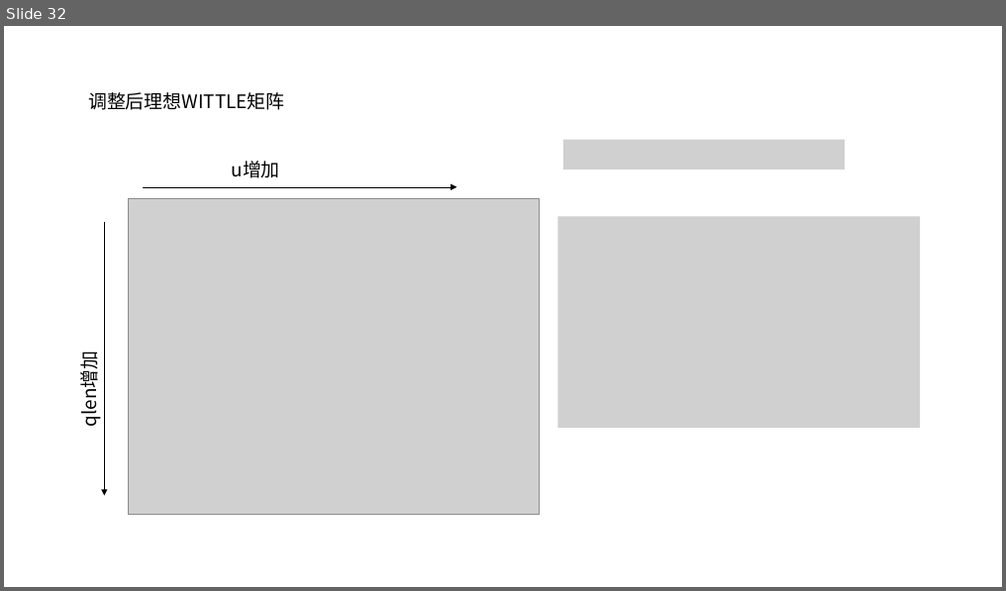
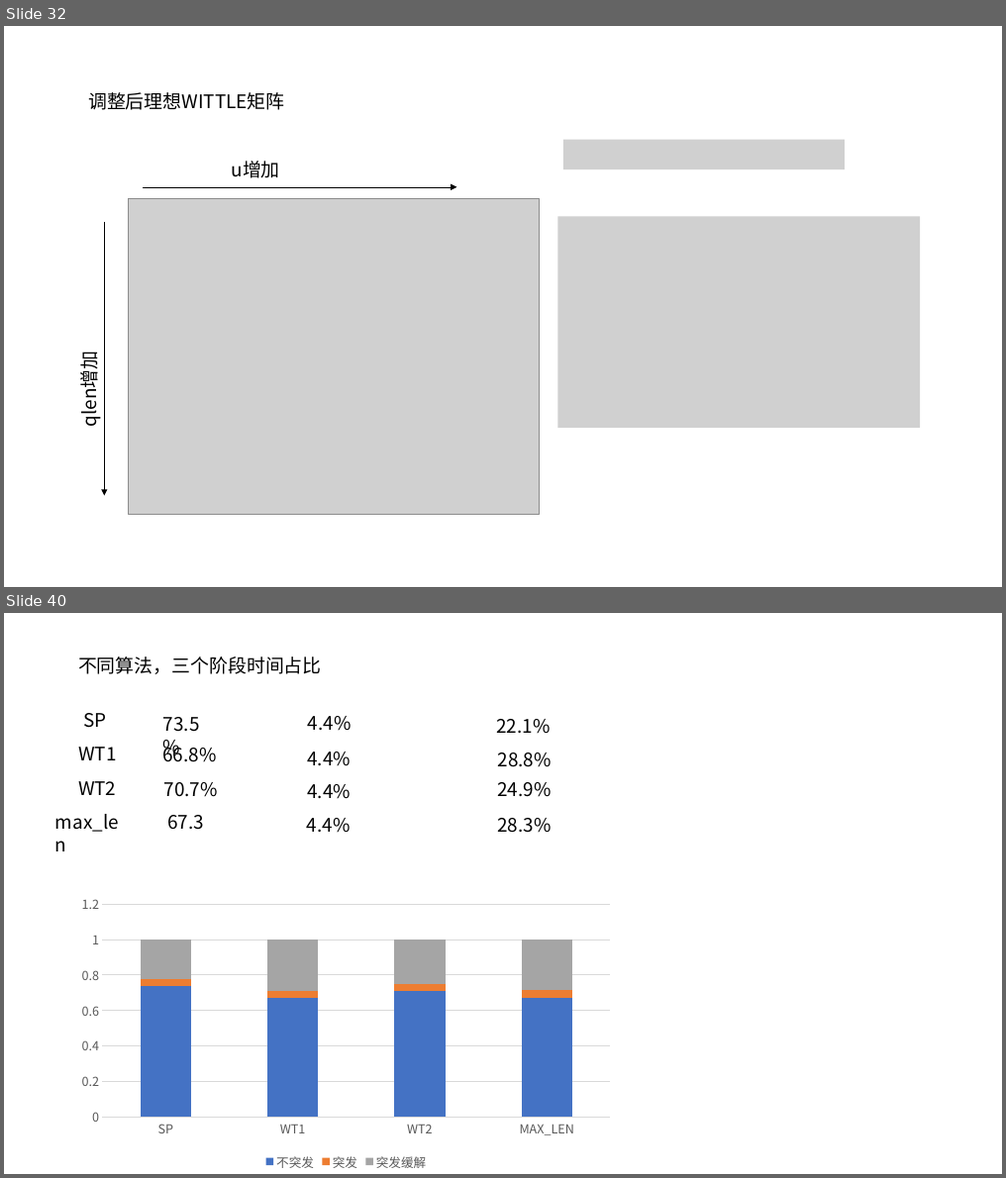
Before and after one commit to JinPeng-Zhang/RMAB, a slide deck: PPT/算法整理.pptx. Shown one above the other, each under a label of ours: slide 32 before the commit, slides 32 and 40 after it; the slides between them are not shown. The pictures are 1006x591 and 1006x1178 pixels, drawn with LibreOffice and Linux fonts; fonts in the diff are those of the drawing; grey boxes stand for pictures. Boxes give left, top, right and bottom in pixels: in the first picture for what was removed or moved away, otherwise in the second. Text is boxed around its words. In the diff, an @@ line names an element or a change of style, - is before the commit and + after.

```diff
--- a/PPT/算法整理.pptx
+++ b/PPT/算法整理.pptx
@@ slide 40 added at (4,613,1002,1174), background #FFFFFF @@
@@ text added at (78,657,322,674), 18 pt, text #000000 @@
+不同算法，三个阶段时间占比
@@ text added at (84,713,107,728), 18 pt, text #000000 @@
+SP
@@ text added at (163,717,200,732), 18 pt, text #000000 @@
+73.5%
@@ text added at (308,716,351,731), 18 pt, text #000000 @@
+4.4%
@@ text added at (496,719,549,734), 18 pt, text #000000 @@
+22.1%
@@ text added at (78,747,116,761), 18 pt, text #000000 @@
+WT1
@@ text added at (162,743,216,762), 18 pt, text #000000 @@
+66.8%
@@ text added at (307,752,350,766), 18 pt, text #000000 @@
+4.4%
@@ text added at (498,753,551,767), 18 pt, text #000000 @@
+28.8%
@@ text added at (78,781,116,795), 18 pt, text #000000 @@
+WT2
@@ text added at (164,782,218,797), 18 pt, text #000000 @@
+70.7%
@@ text added at (307,784,350,799), 18 pt, text #000000 @@
+4.4%
@@ text added at (497,782,550,797), 18 pt, text #000000 @@
+24.9%
@@ text added at (55,814,119,832), 18 pt, text #000000 @@
+max_len
@@ text added at (167,815,204,830), 18 pt, text #000000 @@
+67.3
@@ text added at (307,818,350,833), 18 pt, text #000000 @@
+4.4%
@@ text added at (497,818,550,833), 18 pt, text #000000 @@
+28.3%
@@ column stacked chart added at (70,889,622,1174) @@
+categories: SP, WT1, WT2, MAX_LEN
+不突发: 0.73, 0.67, 0.71, 0.67
+突发: 0.04, 0.04, 0.04, 0.04
+突发缓解: 0.22, 0.29, 0.25, 0.28
```
Also in this commit, not shown: 3 slides changed, 19 other slides added, 6 other files.
